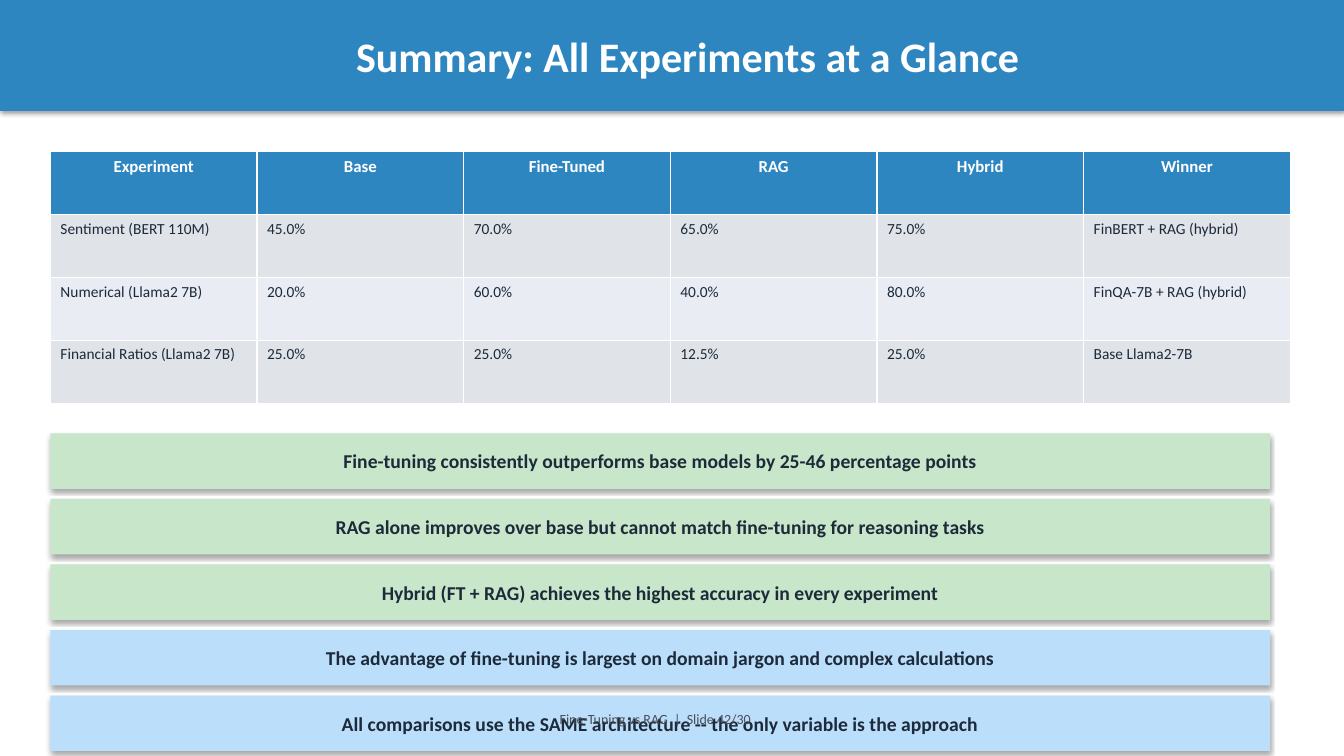
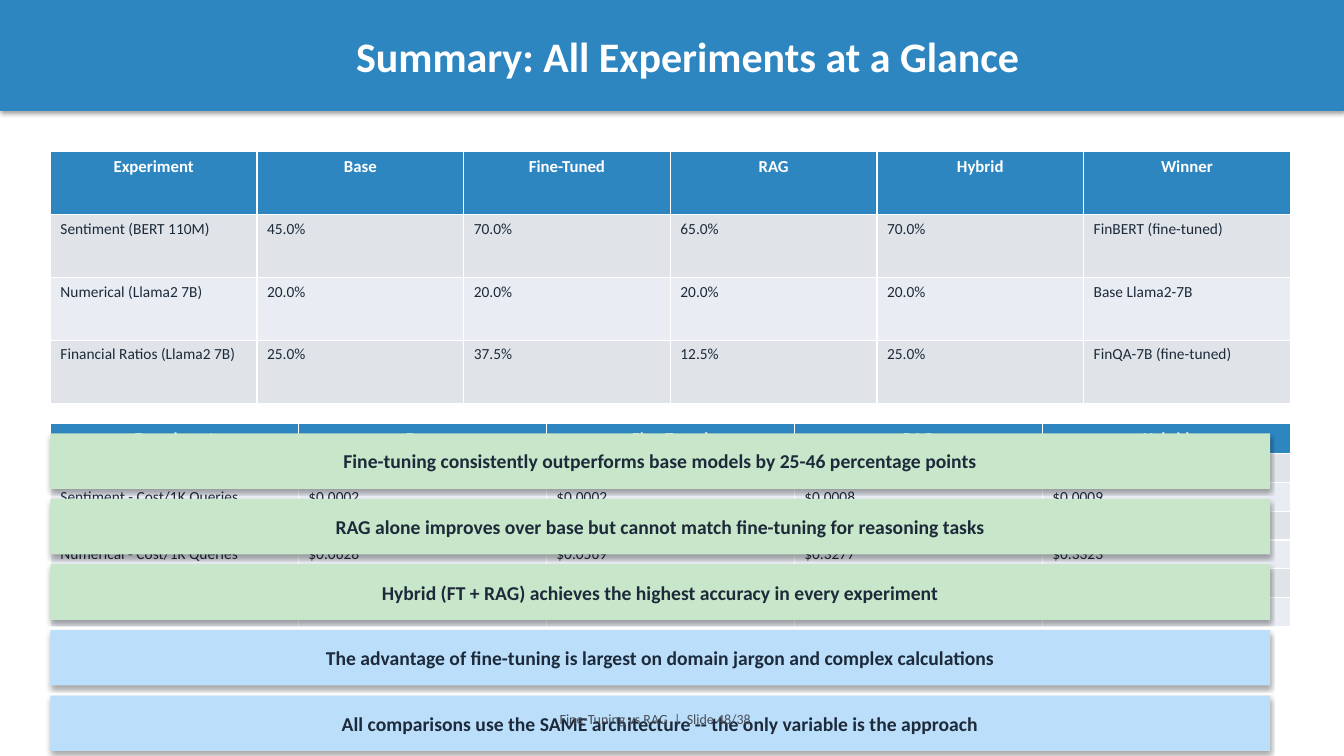
Before and after one commit to intelliswarm-ai/finetune-vs-rag, a slide deck: slide 48 of presentation.pptx (slide 42 before the commit). Drawn at 1344x756 pixels with LibreOffice and Linux fonts; fonts in the diff are those of the drawing. Boxes give left, top, right and bottom in pixels: in the first picture for what was removed or moved away, otherwise in the second. Text is boxed around its words. In the diff, an @@ line names an element or a change of style, - is before the commit and + after.

Commit message:
fear(finetune vs rag): Token Consumption Analysis

```diff
--- a/presentation.pptx
+++ b/presentation.pptx
@@ table at (x1=50, y1=151, x2=1291, y2=403) @@
-row 2, column 5: 75.0%
+row 2, column 5: 70.0%
-row 2, column 6: FinBERT + RAG (hybrid)
+row 2, column 6: FinBERT (fine-tuned)
-row 3: Numerical (Llama2 7B) | 20.0% | 60.0% | 40.0% | 80.0% | FinQA-7B + RAG (hybrid)
+row 3: Numerical (Llama2 7B) | 20.0% | 20.0% | 20.0% | 20.0% | Base Llama2-7B
-row 4, column 3: 25.0%
+row 4, column 3: 37.5%
-row 4, column 6: Base Llama2-7B
+row 4, column 6: FinQA-7B (fine-tuned)
@@ table added at (x1=50, y1=423, x2=1291, y2=626), 7 rows, 5 columns @@
+Experiment | Base | Fine-Tuned | RAG | Hybrid
+Sentiment - Tokens/Query | 16 | 16 | 76 | 92
+Sentiment - Cost/1K Queries | $0.0002 | $0.0002 | $0.0008 | $0.0009
+Numerical - Tokens/Query | 314 | 285 | 1,638 | 1,661
+Numerical - Cost/1K Queries | $0.0628 | $0.0569 | $0.3277 | $0.3323
+Fin. Ratios - Tokens/Query | 477 | 503 | 1,731 | 1,801
+Fin. Ratios - Cost/1K Queries | $0.0954 | $0.1005 | $0.3462 | $0.3602
@@ text at (x1=560, y1=714, x2=751, y2=728): text changed @@
-Fine-Tuning vs RAG | Slide 42/30
+Fine-Tuning vs RAG | Slide 48/38
```
Also in this commit, not shown: 39 other slides changed, 6 slides added, 8 other files.
